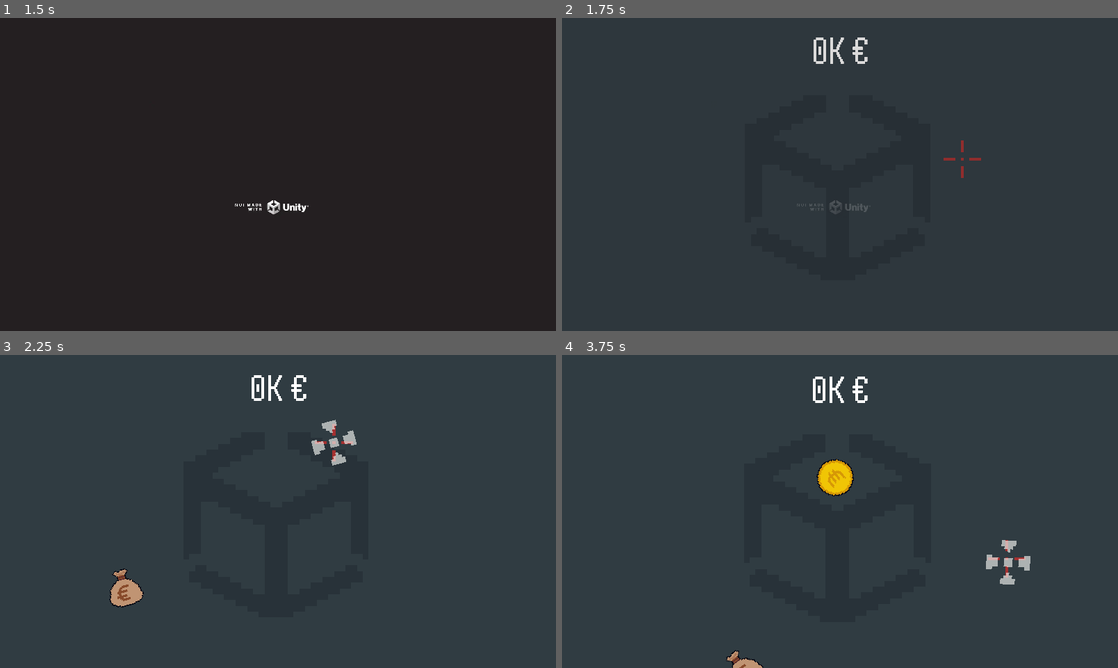
Above: before the commit, frames 1-4 (two rows, left to right).
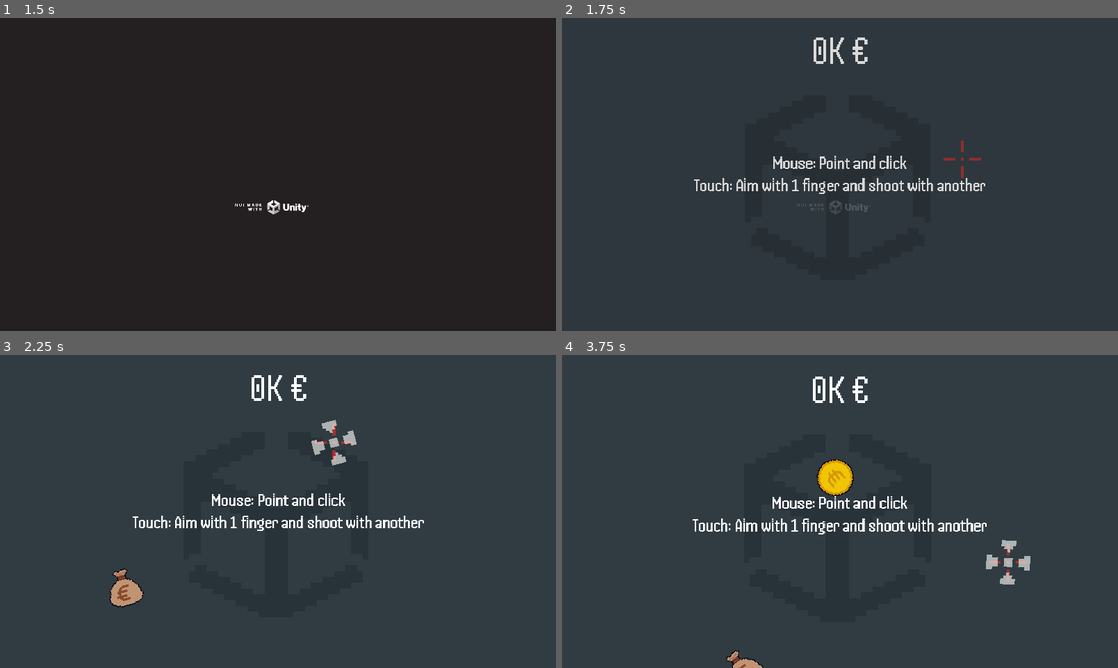
Above: after the commit, the same moments.

Repository: timoschwarzer/unity-footgun
Game: Godot game, scene res://Stage.tscn
The game is run twice, just before and just after one commit, with the same random seed, the same clock (stepped at 60 frames per second) and the same inputs.
Inputs (mouse positions are in pixels of both pictures, inside the frame that each line leads up to):
- Up to frame 1 (1.5 s): tap Enter at 0.5 s; move the mouse to (400, 158) at 0.52 s; click (400, 158) at 0.6 s; tap Space at 1.25 s; drag from (166, 190) to (400, 158) at 1.27 s
- Up to frame 2 (1.75 s): no input
- Up to frame 3 (2.25 s): move the mouse to (333, 442) at 2.02 s; click (333, 442) at 2.1 s
- Up to frame 4 (3.75 s): drag from (812, 574) to (673, 464) at 2.77 s; move the mouse to (1006, 558) at 3.52 s; click (1006, 558) at 3.6 s

Frame 1 is identical in both runs. In frame 2, 1.2% of the frame differs, in the area x 23-77%, y 44-57%; in frame 3, 1.2%; in frame 4, 1.4%, in the area x 23-84%, y 45-73%.

Commit message:
Add support for touch screens

Diff:
--- a/Crosshair.gd
+++ b/Crosshair.gd
@@ -6,8 +6,9 @@
 
 @export var foot_detect_radius = 0.0 : set = set_foot_detect_radius, get = get_foot_detect_radius
 
+var aim_pos = Vector2(0, 0)
 var bodies_inside = []
-var mouse_pos_snap_pos_ratio = 0.0
+var aim_pos_snap_pos_ratio = 0.0
 var snap_pos = Vector2(0, 0)
 
 func set_foot_detect_radius(value):
@@ -18,16 +19,22 @@
 	return foot_detect_shape.shape.radius
 
 func _process(delta: float) -> void:
-	var mouse_pos = get_global_mouse_position()
-	foot_detect_area.global_position = mouse_pos
-	global_position = lerp(mouse_pos, snap_pos, mouse_pos_snap_pos_ratio)
+	foot_detect_area.global_position = aim_pos
+	global_position = lerp(aim_pos, snap_pos, aim_pos_snap_pos_ratio)
 
 	if GameState.active && !bodies_inside.is_empty():
 		snap_pos = bodies_inside[0].global_position
 
-	detach_line.modulate.a = mouse_pos_snap_pos_ratio
-	if mouse_pos_snap_pos_ratio > 0.0:
-		detach_line.set_point_position(1, transform.affine_inverse() * mouse_pos)
+	detach_line.modulate.a = aim_pos_snap_pos_ratio
+	if aim_pos_snap_pos_ratio > 0.0:
+		detach_line.set_point_position(1, transform.affine_inverse() * aim_pos)
+
+func _input(event: InputEvent) -> void:
+	if event is InputEventScreenTouch || event is InputEventScreenDrag:
+		if event.index == 0:
+			aim_pos = get_viewport_transform().affine_inverse() * event.position - Vector2(0, 150)
+	elif event is InputEventMouse:
+		aim_pos = event.position
 
 func _on_foot_detect_area_body_entered(body: Node2D) -> void:
 	if !body.is_in_group('feet'):
@@ -48,6 +55,6 @@
 		return
 
 	if bodies_inside.is_empty():
-		get_tree().create_tween().tween_property(self, 'mouse_pos_snap_pos_ratio', 0.0, 0.3).set_ease(Tween.EASE_OUT).set_trans(Tween.TRANS_EXPO)
+		get_tree().create_tween().tween_property(self, 'aim_pos_snap_pos_ratio', 0.0, 0.3).set_ease(Tween.EASE_OUT).set_trans(Tween.TRANS_EXPO)
 	else:
-		get_tree().create_tween().tween_property(self, 'mouse_pos_snap_pos_ratio', 1.0, 0.3).set_ease(Tween.EASE_OUT).set_trans(Tween.TRANS_EXPO)
+		get_tree().create_tween().tween_property(self, 'aim_pos_snap_pos_ratio', 1.0, 0.3).set_ease(Tween.EASE_OUT).set_trans(Tween.TRANS_EXPO)
--- a/Stage.gd
+++ b/Stage.gd
@@ -10,6 +10,7 @@
 @onready var try_again = $UIRoot/TryAgain
 @onready var camera = $Camera
 @onready var animation_player = $UIRoot/TryAgain/AnimationPlayer
+@onready var tutorial_label = $UIRoot/TutorialLabel
 
 const FREQUENCY_MIN = 0.2
 const FREQUENCY_MAX = 1.0
@@ -17,17 +18,20 @@
 const MAX_FOOT_DETECT_RADIUS = 450.0
 const MAX_FOOT_DETECT_RADIUS_HIGHSCORE_THRESHOLD = 10000.0
 
+var tutorial_done := false
 var frequency = FREQUENCY_MAX
 var spawn_timeout = 0.0
 var score = 0
 var displayed_score: int = 0
 var highscore: int = 0
+var touch_shot_scheduled := false
 
 func _process(delta: float) -> void:
 	if GameState.active:
 		spawn_timeout -= delta
 
-		if Input.is_action_just_pressed('shoot'):
+		if Input.is_action_just_pressed('shoot') || touch_shot_scheduled:
+			touch_shot_scheduled = false
 			var crosshair_imprint_instance = CrosshairImprint.instantiate()
 			crosshair_imprint_instance.global_position = crosshair.global_position
 			add_child(crosshair_imprint_instance)
@@ -61,6 +65,10 @@
 					var added_points = randi_range(100, 200)
 					score += added_points
 
+					if !tutorial_done:
+						tutorial_done = true
+						get_tree().create_tween().tween_property(tutorial_label, 'modulate', Color(1.0, 1.0, 1.0, 0.0), 0.5)
+
 				if score < 1:
 					end_game()
 
@@ -76,6 +84,10 @@
 			spawn_timeout = frequency
 
 	score_label.text = '%sK €' % make_score_string(displayed_score)
+
+func _input(event: InputEvent) -> void:
+	if event is InputEventScreenTouch && event.index == 1 && event.pressed:
+		touch_shot_scheduled = true
 
 func make_score_string(value):
 	var score_string = str(value)
@@ -101,7 +113,7 @@
 	try_again.modulate.a = 0
 	try_again.visible = true
 	highscore_label.text = 'Highscore: %sK €' % make_score_string(highscore)
-	get_tree().create_tween().tween_property(crosshair, 'mouse_pos_snap_pos_ratio', 0.0, 1.0).set_ease(Tween.EASE_OUT).set_trans(Tween.TRANS_EXPO)
+	get_tree().create_tween().tween_property(crosshair, 'aim_pos_snap_pos_ratio', 0.0, 1.0).set_ease(Tween.EASE_OUT).set_trans(Tween.TRANS_EXPO)
 	get_tree().create_tween().tween_property(try_again, 'modulate', Color.WHITE, 0.3).set_delay(1.0)
 	animation_player.play('amogus')
 
--- a/Stage.tscn
+++ b/Stage.tscn
@@ -106,6 +106,33 @@
 "amogus": SubResource("Animation_piuyi")
 }
 
+[sub_resource type="Animation" id="Animation_1c2uc"]
+length = 0.001
+tracks/0/type = "value"
+tracks/0/imported = false
+tracks/0/enabled = true
+tracks/0/path = NodePath("Background:modulate")
+tracks/0/interp = 1
+tracks/0/loop_wrap = true
+tracks/0/keys = {
+"times": PackedFloat32Array(0),
+"transitions": PackedFloat32Array(1),
+"update": 0,
+"values": [Color(1, 1, 1, 1)]
+}
+tracks/1/type = "value"
+tracks/1/imported = false
+tracks/1/enabled = true
+tracks/1/path = NodePath("Background:visible")
+tracks/1/interp = 1
+tracks/1/loop_wrap = true
+tracks/1/keys = {
+"times": PackedFloat32Array(0),
+"transitions": PackedFloat32Array(1),
+"update": 1,
+"values": [true]
+}
+
 [sub_resource type="Animation" id="Animation_h2372"]
 resource_name = "initial"
 length = 2.0
@@ -148,33 +175,6 @@
 }]
 }
 
-[sub_resource type="Animation" id="Animation_1c2uc"]
-length = 0.001
-tracks/0/type = "value"
-tracks/0/imported = false
-tracks/0/enabled = true
-tracks/0/path = NodePath("Background:modulate")
-tracks/0/interp = 1
-tracks/0/loop_wrap = true
-tracks/0/keys = {
-"times": PackedFloat32Array(0),
-"transitions": PackedFloat32Array(1),
-"update": 0,
-"values": [Color(1, 1, 1, 1)]
-}
-tracks/1/type = "value"
-tracks/1/imported = false
-tracks/1/enabled = true
-tracks/1/path = NodePath("Background:visible")
-tracks/1/interp = 1
-tracks/1/loop_wrap = true
-tracks/1/keys = {
-"times": PackedFloat32Array(0),
-"transitions": PackedFloat32Array(1),
-"update": 1,
-"values": [true]
-}
-
 [sub_resource type="AnimationLibrary" id="AnimationLibrary_resed"]
 _data = {
 "RESET": SubResource("Animation_1c2uc"),
@@ -214,6 +214,21 @@
 grow_vertical = 2
 scale = Vector2(20, 20)
 texture = ExtResource("5_w80pv")
+
+[node name="TutorialLabel" type="Label" parent="UIRoot"]
+layout_mode = 1
+anchors_preset = 15
+anchor_right = 1.0
+anchor_bottom = 1.0
+grow_horizontal = 2
+grow_vertical = 2
+theme_override_fonts/font = ExtResource("3_dq0mj")
+theme_override_font_sizes/font_size = 64
+text = "Mouse: Point and click
+Touch: Aim with 1 finger and shoot with another"
+horizontal_alignment = 1
+vertical_alignment = 1
+autowrap_mode = 2
 
 [node name="ScoreLabel" type="Label" parent="UIRoot"]
 layout_mode = 1
--- a/project.godot
+++ b/project.godot
@@ -37,6 +37,10 @@
 ]
 }
 
+[input_devices]
+
+pointing/emulate_mouse_from_touch=false
+
 [rendering]
 
 textures/canvas_textures/default_texture_filter=0
Binary file added: assets/project-cover.png
Not shown, added: assets/project-cover.png.import
